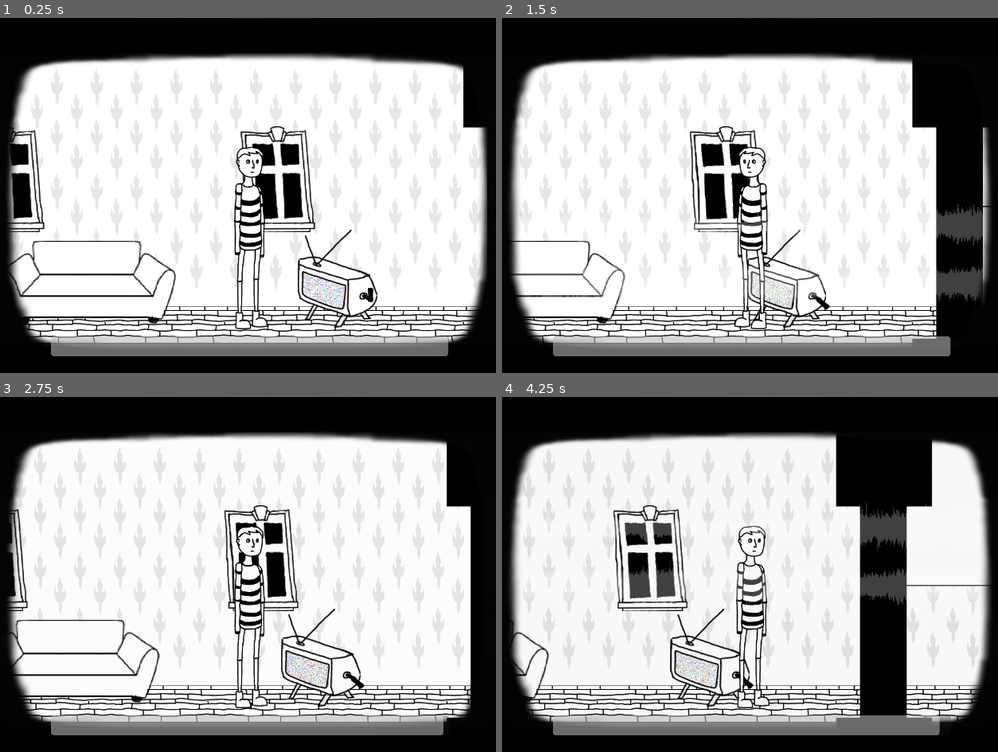
Above: before the commit, frames 1-4 (two rows, left to right).
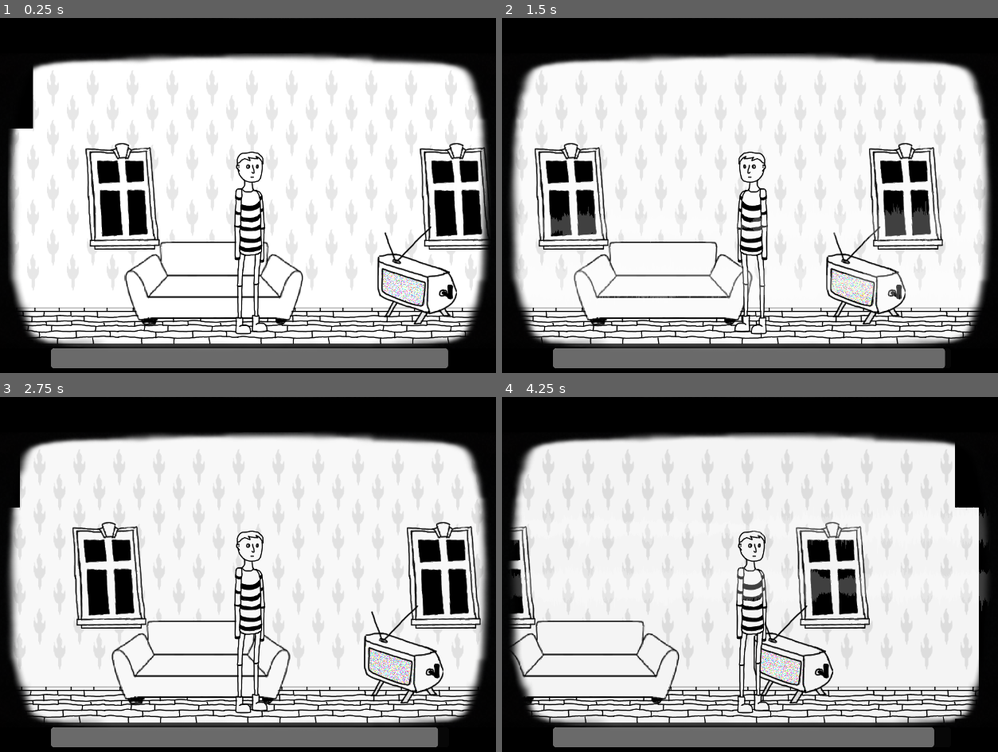
Above: after the commit, the same moments.

Repository: badzianga/booger-aids
Game: Godot game, scene res://scenes/house/house.tscn
Two runs of this game, one before a commit and one after it. Both use one fixed random seed, a clock stepped at 60 frames per second and the inputs below.
Inputs (mouse positions are in pixels of both pictures, inside the frame that each line leads up to):
- Up to frame 1 (0.25 s): no input
- Up to frame 2 (1.5 s): tap Enter (ui_accept) at 0.5, 0.77 s; move the mouse to (839, 284) at 0.52 s; press the mouse at (839, 284) at 0.53 s; move the mouse to (626, 213) at 1.27 s; release the mouse at (626, 213) at 1.28 s; click (626, 213) at 1.35 s
- Up to frame 3 (2.75 s): tap Enter (ui_accept) at 1.52 s; move the mouse to (312, 496) at 2.02 s; press the mouse at (312, 496) at 2.03 s
- Up to frame 4 (4.25 s): move the mouse to (720, 649) at 2.77 s; release the mouse at (720, 649) at 2.78 s; click (720, 649) at 2.85 s; tap Enter (ui_accept) at 3.02, 3.77 s; move the mouse to (943, 631) at 3.52 s; press the mouse at (943, 631) at 3.53 s

The runs differ from the first frame. In frame 1, 23% of the frame differs, in the area x 1-99%, y 13-99%; in frame 2, 30%; in frame 3, 24%; in frame 4, 31%, in the area x 1-99%, y 10-99%.

Commit message:
Room nodes for better object organization

Diff:
--- a/scenes/house/house.tscn
+++ b/scenes/house/house.tscn
@@ -1,45 +1,154 @@
 [gd_scene load_steps=8 format=3 uid="uid://d61nxx0wh2fi"]
 
 [ext_resource type="PackedScene" uid="uid://7ifmdiqbak0l" path="res://scenes/player/player.tscn" id="1_amm8k"]
-[ext_resource type="Texture2D" uid="uid://bm4qrlbtjjuyg" path="res://assets/home/sketch_floor_0.png" id="1_l38sa"]
+[ext_resource type="Texture2D" uid="uid://c4i1x641enyht" path="res://assets/home/room_blockout.png" id="1_w7r23"]
 [ext_resource type="Texture2D" uid="uid://c62j5rek1kxrs" path="res://assets/home/windows_xp.png" id="2_6g3tv"]
-[ext_resource type="PackedScene" uid="uid://dvbfdjbbakc4c" path="res://scenes/player/camera.tscn" id="3_8kjy4"]
 [ext_resource type="PackedScene" uid="uid://cw6ru4x3kiyjc" path="res://scenes/house/tv.tscn" id="3_aob1w"]
 [ext_resource type="Texture2D" uid="uid://d01xm1sep0xee" path="res://assets/home/sophie.png" id="4_l41q1"]
 
-[sub_resource type="WorldBoundaryShape2D" id="WorldBoundaryShape2D_xty2e"]
-normal = Vector2(1, 0)
+[sub_resource type="RectangleShape2D" id="RectangleShape2D_m1w75"]
+size = Vector2(1205, 594)
+
+[sub_resource type="RectangleShape2D" id="RectangleShape2D_w2ne1"]
+size = Vector2(2561, 594)
 
 [node name="House" type="Node2D"]
 
 [node name="RoomLayout" type="Sprite2D" parent="."]
-texture = ExtResource("1_l38sa")
+texture = ExtResource("1_w7r23")
 centered = false
 
-[node name="WindowsXp" type="Sprite2D" parent="."]
-position = Vector2(2944, 304)
+[node name="Rooms" type="Node2D" parent="."]
+
+[node name="BasicRoomTemplate" type="Area2D" parent="Rooms"]
+position = Vector2(1304, -648)
+
+[node name="CollisionShape" type="CollisionShape2D" parent="Rooms/BasicRoomTemplate"]
+position = Vector2(597.5, 297)
+shape = SubResource("RectangleShape2D_m1w75")
+disabled = true
+
+[node name="GrandpaRoom" type="Area2D" parent="Rooms"]
+position = Vector2(4201, 218)
+
+[node name="CollisionShape" type="CollisionShape2D" parent="Rooms/GrandpaRoom"]
+position = Vector2(597.5, 297)
+shape = SubResource("RectangleShape2D_m1w75")
+disabled = true
+
+[node name="GrandpaHall" type="Area2D" parent="Rooms"]
+position = Vector2(5490, 215)
+
+[node name="CollisionShape" type="CollisionShape2D" parent="Rooms/GrandpaHall"]
+position = Vector2(597.5, 297)
+shape = SubResource("RectangleShape2D_m1w75")
+disabled = true
+
+[node name="Kitchen" type="Area2D" parent="Rooms"]
+position = Vector2(6780, 216)
+
+[node name="CollisionShape" type="CollisionShape2D" parent="Rooms/Kitchen"]
+position = Vector2(602.5, 297)
+shape = SubResource("RectangleShape2D_m1w75")
+disabled = true
+
+[node name="WindowsRoom" type="Area2D" parent="Rooms"]
+position = Vector2(1604, 951)
+
+[node name="CollisionShape" type="CollisionShape2D" parent="Rooms/WindowsRoom"]
+position = Vector2(597.5, 297)
+shape = SubResource("RectangleShape2D_m1w75")
+disabled = true
+
+[node name="GrandmaRoom" type="Area2D" parent="Rooms"]
+position = Vector2(2907, 950)
+
+[node name="CollisionShape" type="CollisionShape2D" parent="Rooms/GrandmaRoom"]
+position = Vector2(597.5, 297)
+shape = SubResource("RectangleShape2D_m1w75")
+disabled = true
+
+[node name="LivingRoom" type="Area2D" parent="Rooms"]
+position = Vector2(4203, 951)
+
+[node name="CollisionShape" type="CollisionShape2D" parent="Rooms/LivingRoom"]
+position = Vector2(597.5, 297)
+shape = SubResource("RectangleShape2D_m1w75")
+disabled = true
+
+[node name="WindowsXp" type="Sprite2D" parent="Rooms/LivingRoom"]
+position = Vector2(229, 297)
 texture = ExtResource("2_6g3tv")
 
-[node name="WindowsXp2" type="Sprite2D" parent="."]
-position = Vector2(3488, 304)
+[node name="WindowsXp2" type="Sprite2D" parent="Rooms/LivingRoom"]
+position = Vector2(901, 297)
 texture = ExtResource("2_6g3tv")
 
-[node name="TV" parent="." instance=ExtResource("3_aob1w")]
-position = Vector2(3608, 504)
+[node name="TV" parent="Rooms/LivingRoom" instance=ExtResource("3_aob1w")]
+position = Vector2(821, 457)
 
-[node name="LeftBorder" type="StaticBody2D" parent="."]
-
-[node name="CollisionShape" type="CollisionShape2D" parent="LeftBorder"]
-position = Vector2(111, 271)
-shape = SubResource("WorldBoundaryShape2D_xty2e")
-
-[node name="Sophie" type="Sprite2D" parent="."]
-position = Vector2(3104, 512)
+[node name="Sophie" type="Sprite2D" parent="Rooms/LivingRoom"]
+position = Vector2(413, 473)
 texture = ExtResource("4_l41q1")
 
+[node name="StairsGroundFloor" type="Area2D" parent="Rooms"]
+position = Vector2(5492, 953)
+
+[node name="CollisionShape" type="CollisionShape2D" parent="Rooms/StairsGroundFloor"]
+position = Vector2(597.5, 297)
+shape = SubResource("RectangleShape2D_m1w75")
+disabled = true
+
+[node name="BathRoom" type="Area2D" parent="Rooms"]
+position = Vector2(6784, 954)
+
+[node name="CollisionShape" type="CollisionShape2D" parent="Rooms/BathRoom"]
+position = Vector2(597.5, 297)
+shape = SubResource("RectangleShape2D_m1w75")
+disabled = true
+
+[node name="PlayRoom" type="Area2D" parent="Rooms"]
+position = Vector2(329, 1716)
+
+[node name="CollisionShape" type="CollisionShape2D" parent="Rooms/PlayRoom"]
+position = Vector2(597.5, 297)
+shape = SubResource("RectangleShape2D_m1w75")
+disabled = true
+
+[node name="StairsMinusOne" type="Area2D" parent="Rooms"]
+position = Vector2(1618, 1712)
+
+[node name="CollisionShape" type="CollisionShape2D" parent="Rooms/StairsMinusOne"]
+position = Vector2(597.5, 297)
+shape = SubResource("RectangleShape2D_m1w75")
+disabled = true
+
+[node name="GalleryRoom" type="Area2D" parent="Rooms"]
+position = Vector2(2912, 1713)
+
+[node name="CollisionShape" type="CollisionShape2D" parent="Rooms/GalleryRoom"]
+position = Vector2(1269.5, 297)
+shape = SubResource("RectangleShape2D_w2ne1")
+disabled = true
+
+[node name="PuppetRoom" type="Area2D" parent="Rooms"]
+position = Vector2(1603, 2472)
+
+[node name="CollisionShape" type="CollisionShape2D" parent="Rooms/PuppetRoom"]
+position = Vector2(597.5, 297)
+shape = SubResource("RectangleShape2D_m1w75")
+disabled = true
+
+[node name="BathRoomV2" type="Area2D" parent="Rooms"]
+position = Vector2(2908, 2473)
+
+[node name="CollisionShape" type="CollisionShape2D" parent="Rooms/BathRoomV2"]
+position = Vector2(597.5, 297)
+shape = SubResource("RectangleShape2D_m1w75")
+disabled = true
+
 [node name="Player" parent="." instance=ExtResource("1_amm8k")]
-position = Vector2(3432, 400)
+position = Vector2(4688, 1320)
 
-[node name="Camera" parent="Player" instance=ExtResource("3_8kjy4")]
-
-[editable path="Player/Camera"]
+[node name="Camera" type="Camera2D" parent="Player"]
+offset = Vector2(0, -70)
--- a/singletons/user_interface.tscn
+++ b/singletons/user_interface.tscn
@@ -4,6 +4,7 @@
 
 [node name="UserInterface" type="CanvasLayer"]
 script = ExtResource("1_3kjqh")
+_time_increase_multiplier = 20.0
 
 [node name="Margin" type="MarginContainer" parent="."]
 anchors_preset = 15
@@ -14,7 +15,7 @@
 theme_override_constants/margin_left = 64
 theme_override_constants/margin_top = 40
 theme_override_constants/margin_right = 64
-theme_override_constants/margin_bottom = 40
+theme_override_constants/margin_bottom = 16
 
 [node name="EnergyBar" type="ProgressBar" parent="Margin"]
 custom_minimum_size = Vector2(800, 40)
Binary file added: assets/home/room_blockout.png
Not shown, added: assets/home/room_blockout.png.import
